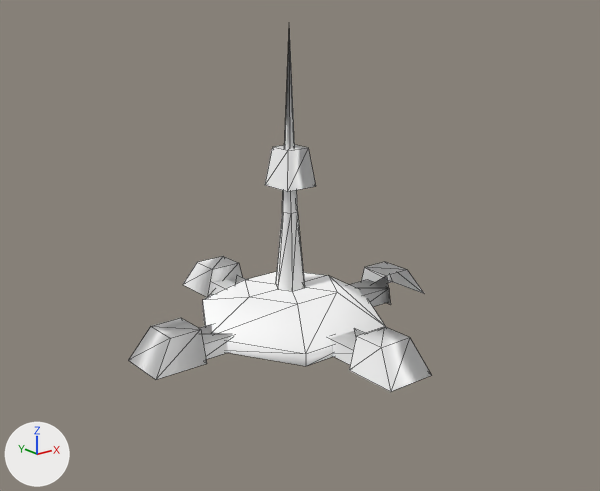
The OBJ model Assets/Art/Nova1492/GXConverted/Models/Characters/MobAndBoss/datan_common_gmb6_20a12875.obj, before and after one commit.
One viewpoint serves both versions: a 50 mm lens placed at (-26.1, -33.5, 17.8), pointed at (0.8, 0.2, 4.3). The lights are fixed; the arrows at lower left show +X, +Y and +Z. The first picture is the older version. Mesh edges are drawn as thin lines. Where no turn or scale is listed for an object, it has been applied to the vertices.

Names of what the first picture shows: 'datan_common_gmb6_20a12875'.
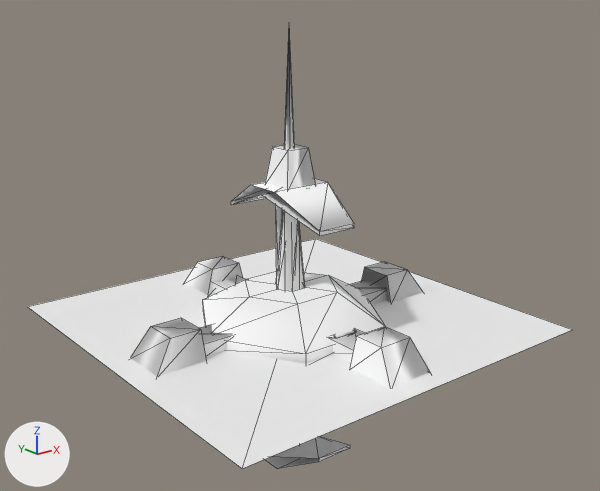
Boxes (x1, y1, x2, y2) around the edits, measured in the pictures (600 x 491 px):
'datan_common_gmb6_20a12875_mesh01', added: after (28, 239, 572, 469)
'datan_common_gmb6_20a12875', reshaped: before (129, 30, 431, 392); after (130, 30, 430, 388)
'datan_common_gmb6_20a12875_mesh02', added: after (231, 179, 354, 468)
'datan_common_gmb6_20a12875_mesh04', added (mostly hidden): after (336, 332, 356, 339)
part 1 of me_datan_common_gmb6_20a12875, added: after (361, 267, 423, 303)

What changed in the scene script:
```text
Change me_datan_common_gmb6_20a12875:
    used by ob_datan_common_gmb6_20a12875; location = (0.0, 0.0, 0.0)
    verts and faces of me_datan_common_gmb6_20a12875; kept vertices keep their numbers, new ones are numbered from 104
    before: 96 (8.0, -1.0, 1.7) at pixel (407, 269), 98 (6.3, 0.9, 1.7) at pixel (364, 267), 99 (6.3, -1.0, 1.7) at pixel (386, 275), 100 (9.2, -1.4, 0.0) at pixel (424, 293), 102 (6.3, 1.3, 0.0)
    before: 103 (6.3, -1.4, 0.0) at pixel (390, 304)
    remove me_datan_common_gmb6_20a12875.from_pydata(...)  # 104 vertices, 121 faces; spans x -9.2..9.2, y -9.2..9.1, z 0.0..16.0
    add me_datan_common_gmb6_20a12875.from_pydata(...)  # 104 vertices, 124 faces; spans x -9.2..9.2, y -9.2..9.1, z 0.0..16.0
    me_datan_common_gmb6_20a12875 part 1
    add faces += [(98, 102, 99), (96, 103, 100), (96, 99, 103)]
Add me_datan_common_gmb6_20a12875_mesh04:
    me_datan_common_gmb6_20a12875_mesh04.from_pydata(...)  # 16 vertices, 16 faces; spans x -1.37..1.37, y -4.67..0.34, z -0.07..0.89
    me_datan_common_gmb6_20a12875_mesh04.materials.append(mat_datan_common_gmb6_20a12875)  # its picture is missing
Add me_datan_common_gmb6_20a12875_mesh02:
    me_datan_common_gmb6_20a12875_mesh02.from_pydata(...)  # 50 vertices, 64 faces; spans x -1.8..1.8, y -3.8..3.8, z -7.9..7.9
    me_datan_common_gmb6_20a12875_mesh02.materials.append(mat_datan_common_gmb6_20a12875)  # its picture is missing
Add me_datan_common_gmb6_20a12875_mesh01:
    me_datan_common_gmb6_20a12875_mesh01.from_pydata([(-10.4, 11.2, 0.1), (-10.4, -10.3, 0.1), (11.1, 11.2, 0.1), (11.1, -10.3, 0.1)], [], [(0, 1, 2), (3, 2, 1)])
    me_datan_common_gmb6_20a12875_mesh01.materials.append(mat_datan_common_gmb6_20a12875)  # its picture is missing
Add ob_datan_common_gmb6_20a12875_mesh04:
    ob_datan_common_gmb6_20a12875_mesh04 = bpy.data.objects.new('datan_common_gmb6_20a12875_mesh04', me_datan_common_gmb6_20a12875_mesh04)
    ob_datan_common_gmb6_20a12875_mesh04.location = (0.0, 0.0, 0.0)
Add ob_datan_common_gmb6_20a12875_mesh02:
    ob_datan_common_gmb6_20a12875_mesh02 = bpy.data.objects.new('datan_common_gmb6_20a12875_mesh02', me_datan_common_gmb6_20a12875_mesh02)
    ob_datan_common_gmb6_20a12875_mesh02.location = (0.0, 0.0, 0.0)
Add ob_datan_common_gmb6_20a12875_mesh01:
    ob_datan_common_gmb6_20a12875_mesh01 = bpy.data.objects.new('datan_common_gmb6_20a12875_mesh01', me_datan_common_gmb6_20a12875_mesh01)
    ob_datan_common_gmb6_20a12875_mesh01.location = (0.0, 0.0, 0.0)
```
